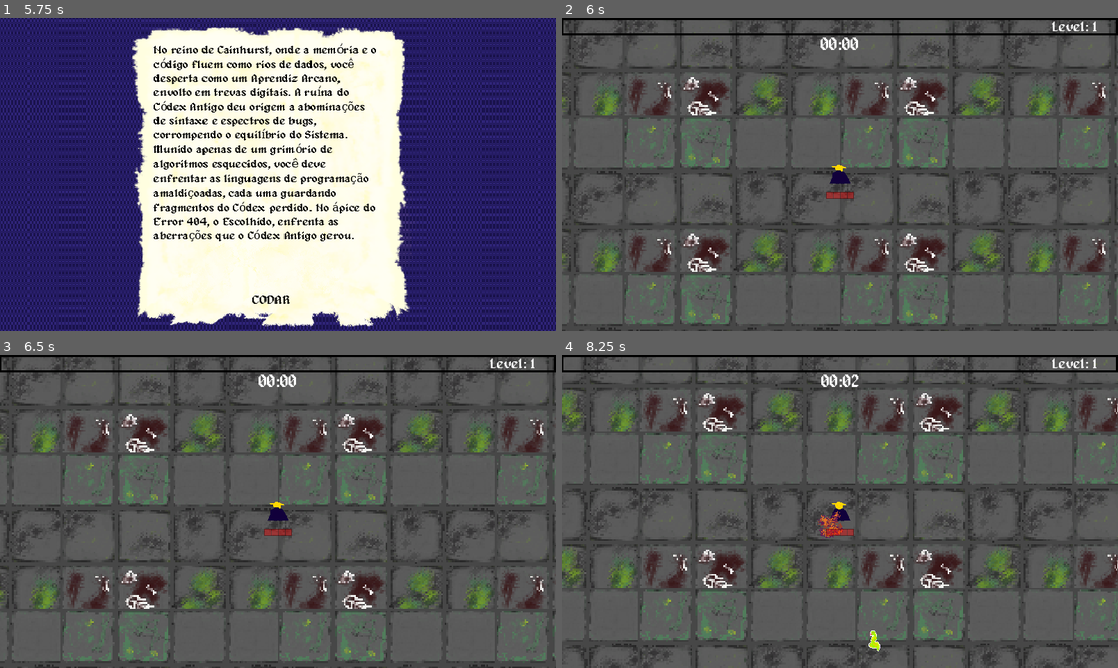
Above: before the commit, frames 1-4 (two rows, left to right).
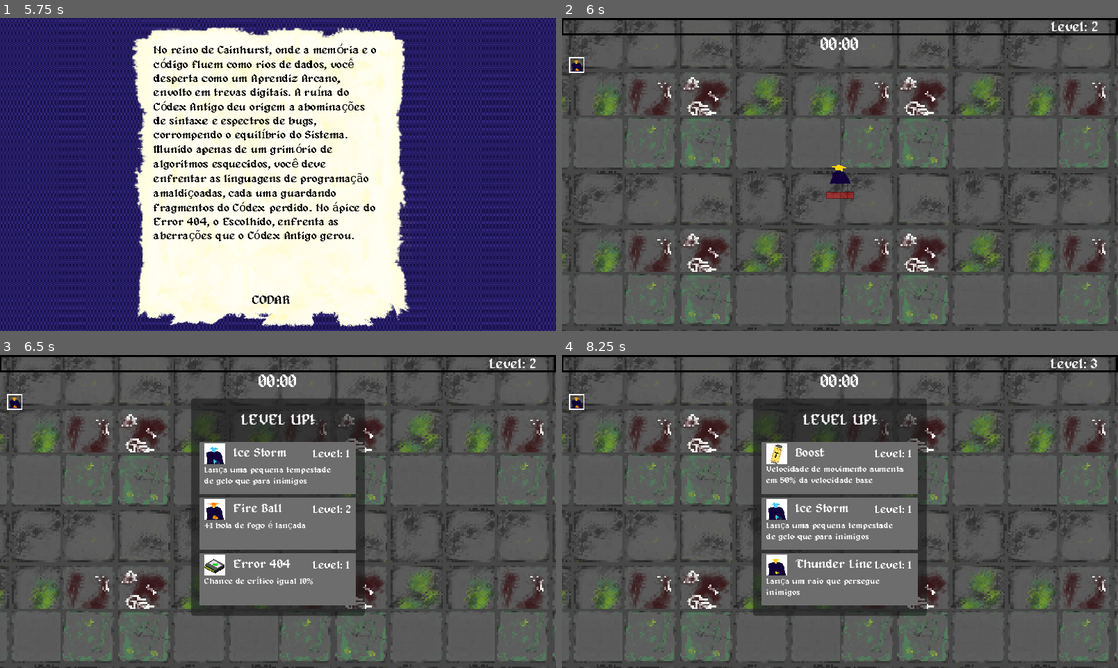
Above: after the commit, the same moments.

Repository: Jujubileuu/Code-Land
Game: Godot game, scene res://MenuScreen/menu.tscn
The game is run twice, just before and just after one commit, with the same random seed, the same clock (stepped at 60 frames per second) and the same inputs. Video files are missing from this copy of the repository; at most half a second of black plays in their place. Sound files missing from this copy of the repository are replaced by a short silence.
Inputs (mouse positions are in pixels of both pictures, inside the frame that each line leads up to):
- Up to frame 1 (5.75 s): click "ENTER" at 0.5 s; tap Enter at 1.25 s; move the mouse to (400, 158) at 1.27 s; hold D (right) 1.28-2.03 s; click (400, 158) at 1.35 s; tap Space at 2 s; move the mouse to (166, 190) at 2.02 s; hold S (down) 2.03-2.75 s; click (166, 190) at 2.1 s; click "LER" at 2.75 s; move the mouse to (333, 105) at 3.52 s; hold D (right) 3.53-4.28 s; click (333, 105) at 3.6 s; move the mouse to (250, 237) at 4.27 s; hold W (up) 4.28-5.03 s; click (250, 237) at 4.35 s; move the mouse to (444, 221) at 5.02 s; hold A (left) from 5.03 s (still down); click (444, 221) at 5.1 s
- Up to frame 2 (6 s): release A (left) at 5.75 s; click "CODAR" at 5.75 s
- Up to frame 3 (6.5 s): no input
- Up to frame 4 (8.25 s): tap Enter at 6.5 s; move the mouse to (673, 464) at 6.52 s; hold A (left) 6.53-7.28 s; click (673, 464) at 6.6 s; move the mouse to (867, 511) at 7.27 s; hold S (down) 7.28-8.03 s; click (867, 511) at 7.35 s; move the mouse to (756, 433) at 8.02 s; hold D (right) from 8.03 s (still down); click (756, 433) at 8.1 s

Frame 1 is identical in both runs. In frame 2, 0.2% of the frame differs, in the area x 1-97%, y 1-18%; in frame 3, 15%; in frame 4, 37%, in the area x 0-100%, y 0-100%.

Commit message:
Fixed upgrade tracker

Diff:
--- a/gametest/Jogador/GUI/item_container.tscn
+++ b/gametest/Jogador/GUI/item_container.tscn
@@ -1,12 +1,13 @@
 [gd_scene load_steps=3 format=3 uid="uid://c7x5cucwuqxfl"]
 
 [ext_resource type="Texture2D" uid="uid://dkxo2vkrjpx7n" path="res://Texturas/GUI/EmptyItem - Copia.png" id="1_2sxxh"]
-[ext_resource type="Script" path="res://Jogador/GUI/item_texture.gd" id="3_4h7xw"]
+[ext_resource type="Script" path="res://Jogador/GUI/item_container.gd" id="2_dmper"]
 
 [node name="ItemContainer" type="TextureRect"]
 offset_right = 12.0
 offset_bottom = 12.0
 texture = ExtResource("1_2sxxh")
+script = ExtResource("2_dmper")
 
 [node name="ItemTexture" type="TextureRect" parent="."]
 layout_mode = 0
@@ -15,4 +16,3 @@
 offset_right = 101.0
 offset_bottom = 101.0
 scale = Vector2(0.1, 0.1)
-script = ExtResource("3_4h7xw")
--- a/gametest/Jogador/jogador.gd
+++ b/gametest/Jogador/jogador.gd
@@ -388,7 +388,7 @@
 				healph = maxhealph
 			healthBar.value = healph
 			maxhealph = clamp(healph,0,maxhealph)
-	#adjust_gui_collection(upgrade)
+	adjust_gui_collection(upgrade)
 	attack()
 	var option_children = upgradeOptions.get_children()
 	for i in option_children:
@@ -455,21 +455,21 @@
 		bossImg.visible = false
 		bossScene.visible = false
 
-#func adjust_gui_collection(upgrade):
-#	var get_upgraded_displayname = UpgradeDb.UPGRADES[upgrade]["display"]
-#	var get_type = UpgradeDb.UPGRADES[upgrade]["type"]
-#	if get_type != "item":
-#		var get_collected_displaynames = []
-#		for i in collected_upgrades:
-#			get_collected_displaynames.append(UpgradeDb.UPGRADES[i]["display"])
-#		if not get_upgraded_displayname in get_collected_displaynames:
-#			var new_item = itemContainer.instantiate()
-#			new_item.upgrade = upgrade
-#			match get_type:
-#				"weapon":
-#					collectedWeapons.add_child(new_item)
-#				"upgrade":
-#					collectedUpgrades.add_child(new_item)
+func adjust_gui_collection(upgrade):
+	var get_upgraded_displayname = UpgradeDb.UPGRADES[upgrade]["display"]
+	var get_type = UpgradeDb.UPGRADES[upgrade]["type"]
+	if get_type != "item":
+		var get_collected_displaynames = []
+		for i in collected_upgrades:
+			get_collected_displaynames.append(UpgradeDb.UPGRADES[i]["display"])
+		if not get_upgraded_displayname in get_collected_displaynames:
+			var new_item = itemContainer.instantiate()
+			new_item.upgrade = upgrade
+			match get_type:
+				"weapon":
+					collectedWeapons.add_child(new_item)
+				"upgrade":
+					collectedUpgrades.add_child(new_item)
 
 func death():
 	deathPanel.visible = true
--- a/gametest/Jogador/jogador.tscn
+++ b/gametest/Jogador/jogador.tscn
@@ -397,18 +397,20 @@
 unique_name_in_owner = true
 layout_mode = 0
 offset_left = 8.0
-offset_top = 40.0
+offset_top = 45.0
 offset_right = 208.0
-offset_bottom = 56.0
+offset_bottom = 61.0
+scale = Vector2(1.5, 1.5)
 columns = 10
 
 [node name="CollectedUpgrades" type="GridContainer" parent="GUILayer/GUI"]
 unique_name_in_owner = true
 layout_mode = 2
 offset_left = 8.0
-offset_top = 40.0
+offset_top = 70.0
 offset_right = 208.0
-offset_bottom = 56.0
+offset_bottom = 86.0
+scale = Vector2(1.5, 1.5)
 columns = 10
 
 [node name="VictoryPanel" type="Panel" parent="GUILayer/GUI"]
--- a/gametest/Utilidade/upgrade_db.gd
+++ b/gametest/Utilidade/upgrade_db.gd
@@ -141,7 +141,7 @@
 	"poison1": {
 		"icon": WEAPON_PATH + "greenFireBallIcon.png",
 		"display": "Poison Cloud",
-		"details": "Lança um ataque de veneno que causa dano em área",
+		"details": "Lança um ataque de veneno que causa dano contínuo em área",
 		"level": "Level: 1",
 		"prerequisite": [],
 		"type": "weapon"
--- a/gametest/main.tscn
+++ b/gametest/main.tscn
@@ -13,6 +13,7 @@
 [ext_resource type="PackedScene" uid="uid://ce1ct6j82r80n" path="res://inimigos/boss_javascript.tscn" id="10_366io"]
 [ext_resource type="PackedScene" uid="uid://diyo2rn3mnbjn" path="res://inimigos/finalboss_php.tscn" id="12_ge37c"]
 [ext_resource type="AudioStream" uid="uid://dxnqp4xl6fe13" path="res://audio-editor-output (4).mp3" id="13_hgs25"]
+[ext_resource type="PackedScene" uid="uid://1fhtuts27qw0" path="res://Objects/experience_gem.tscn" id="13_w8q1f"]
 
 [sub_resource type="Resource" id="Resource_4d0jm"]
 script = ExtResource("4_8gt27")
@@ -142,7 +143,10 @@
 
 [node name="Loot" type="Node2D" parent="." groups=["loot"]]
 
+[node name="ExperienceGem" parent="." instance=ExtResource("13_w8q1f")]
+experience = 100
+
 [node name="AudioStreamPlayer" type="AudioStreamPlayer" parent="."]
 stream = ExtResource("13_hgs25")
 autoplay = true
-parameters/looping = false
+parameters/looping = true
Renamed: gametest/Jogador/GUI/item_texture.gd -> gametest/Jogador/GUI/item_container.gd
Not shown: 1 places in gametest/main.tscn that only renumber resources
